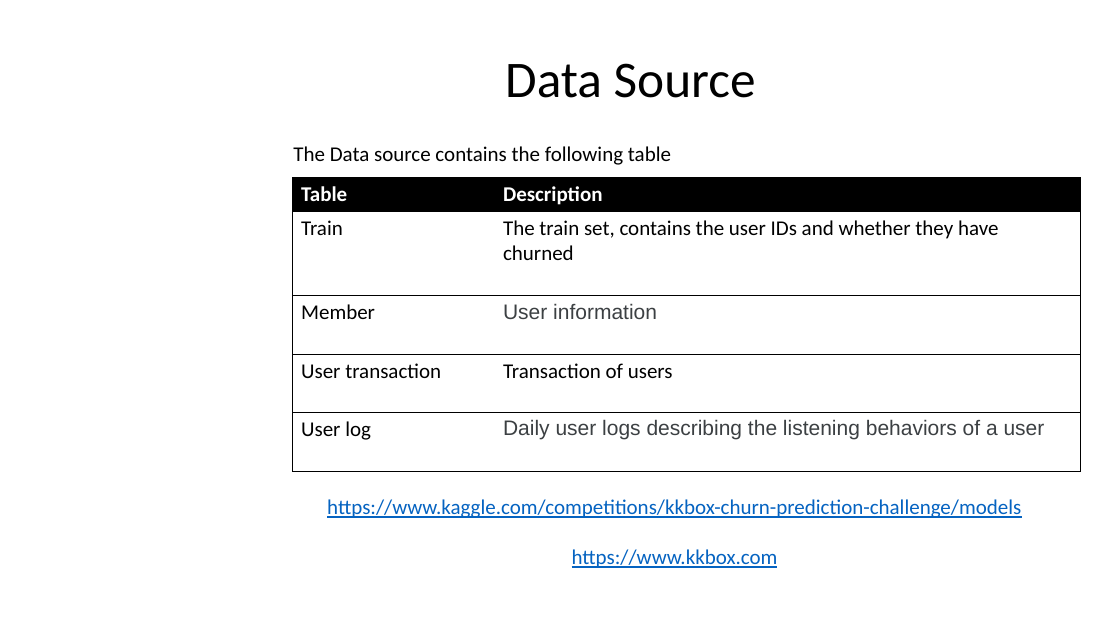
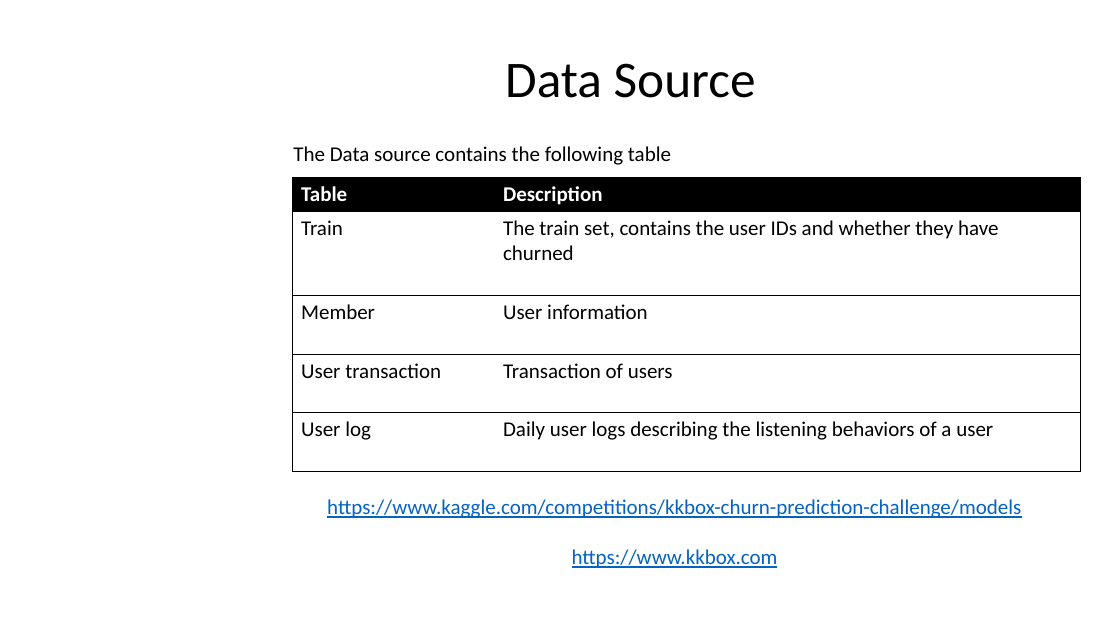
Before and after one commit to Elaveni16/Data-science, a slide deck: slide 4 of Capstone 2/WSDM - KKBox's Churn Prediction Challenge/docs/Capstone2_Final_Presentation–.pptx. Drawn at 1120x630 pixels with LibreOffice and Linux fonts; fonts in the diff are those of the drawing; background and template pictures are left out. Boxes give left, top, right and bottom in pixels: in the first picture for what was removed or moved away, otherwise in the second. Text is boxed around its words. In the diff, an @@ line names an element or a change of style, - is before the commit and + after.

```diff
--- a/Capstone 2/WSDM - KKBox's Churn Prediction Challenge/docs/Capstone2_Final_Presentation–.pptx
+++ b/Capstone 2/WSDM - KKBox's Churn Prediction Challenge/docs/Capstone2_Final_Presentation–.pptx
@@ table at <box>292,177,1080,471</box> @@
@@ font Arial to Calibri, text colour #3C4043 to #000000 in "User information", "Daily user logs describing the listening behaviors ..." @@
```
Also in this commit, not shown: 5 other slides changed, 1 slide added.
